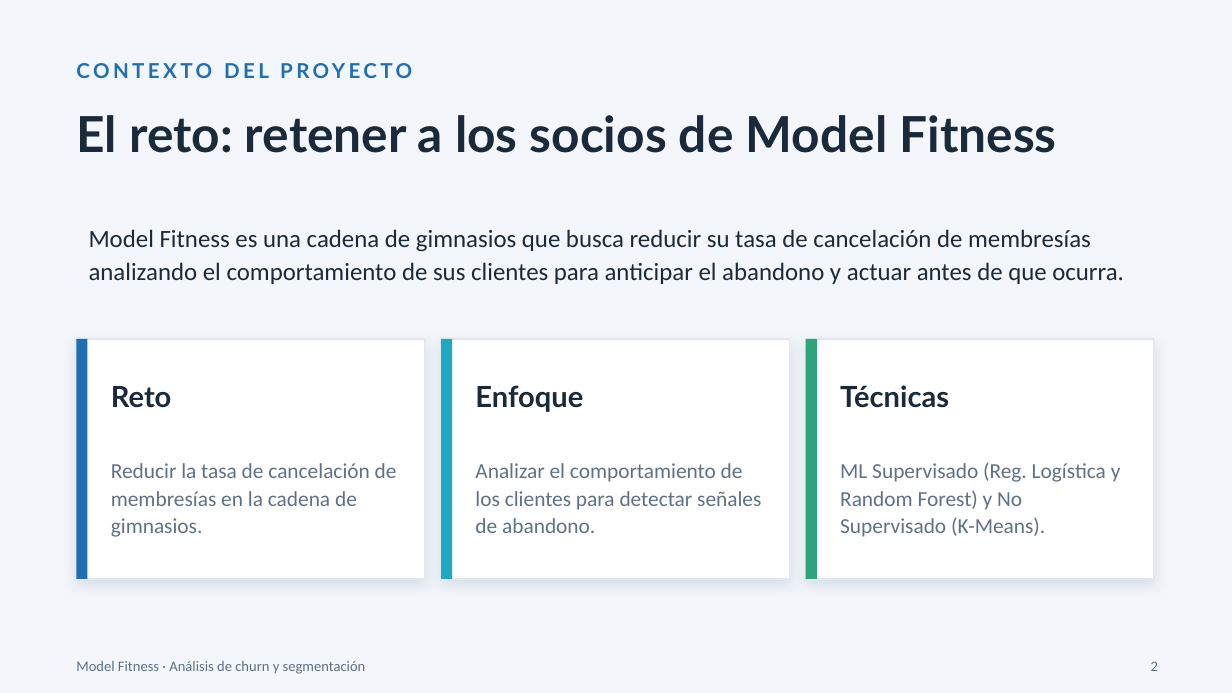
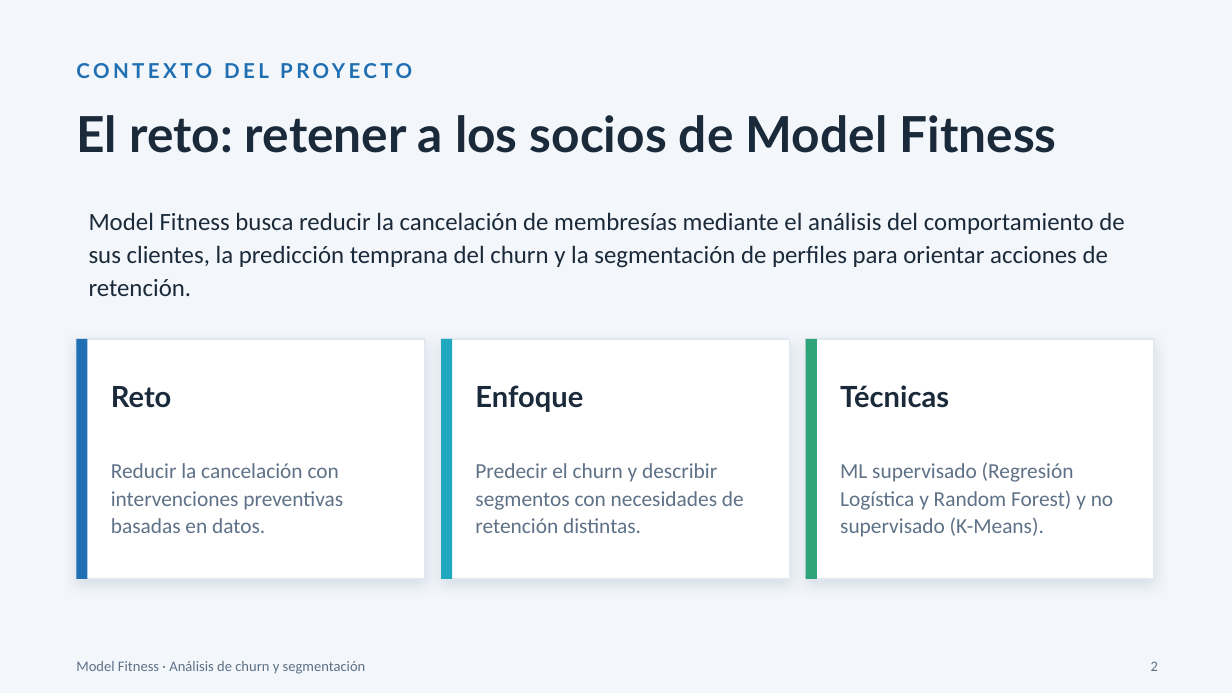
Before and after one commit to Fernando-a19/model_fitness_churn_analysis, a slide deck: slide 2 of docs/Analisís de cancelación.pptx. Drawn at 1232x693 pixels with LibreOffice and Linux fonts; fonts in the diff are those of the drawing. Boxes give left, top, right and bottom in pixels: in the first picture for what was removed or moved away, otherwise in the second. Text is boxed around its words. In the diff, an @@ line names an element or a change of style, - is before the commit and + after.

Commit message:
Update Model Fitness analysis and documentation

```diff
--- a/docs/Analisís de cancelación.pptx
+++ b/docs/Analisís de cancelación.pptx
@@ text at [89,212,1124,296]: text changed @@
-Model Fitness es una cadena de gimnasios que busca reducir su tasa de cancelación de membresías analizando el comportamiento de sus clientes para anticipar el abandono y actuar antes de que ocurra.
+Model Fitness busca reducir la cancelación de membresías mediante el análisis del comportamiento de sus clientes, la predicción temprana del churn y la segmentación de perfiles para orientar acciones de retención.
@@ text at [111,463,343,533]: text changed @@
-Reducir la tasa de cancelación de membresías en la cadena de gimnasios.
+Reducir la cancelación con intervenciones preventivas basadas en datos.
@@ text at [475,463,744,533]: text changed @@
-Analizar el comportamiento de los clientes para detectar señales de abandono.
+Predecir el churn y describir segmentos con necesidades de retención distintas.
@@ text at [840,463,1113,537]: text changed @@
-ML Supervisado (Reg. Logística y Random Forest) y No Supervisado (K-Means).
+ML supervisado (Regresión Logística y Random Forest) y no supervisado (K-Means).
```
Also in this commit, not shown: 13 other slides changed, 3 other files.
